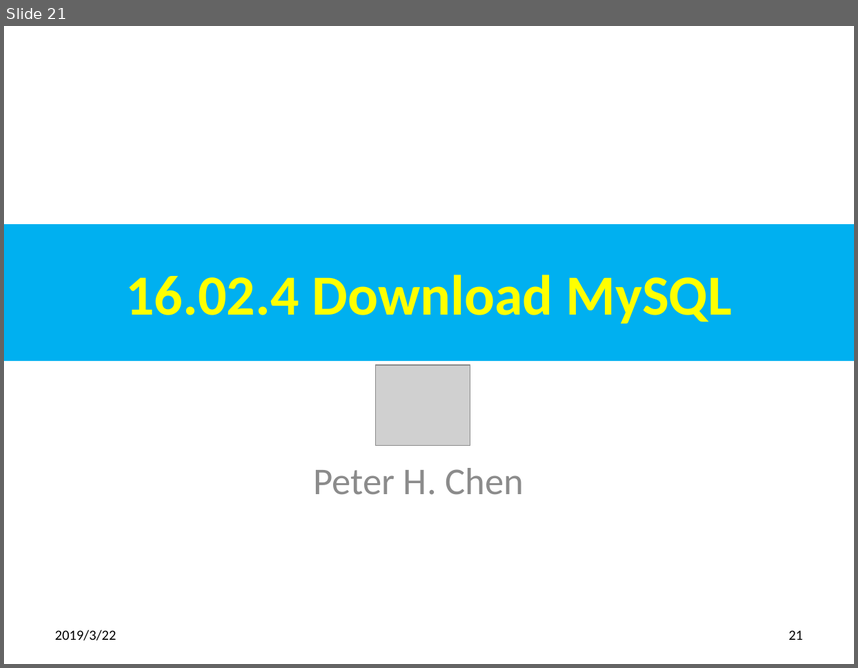
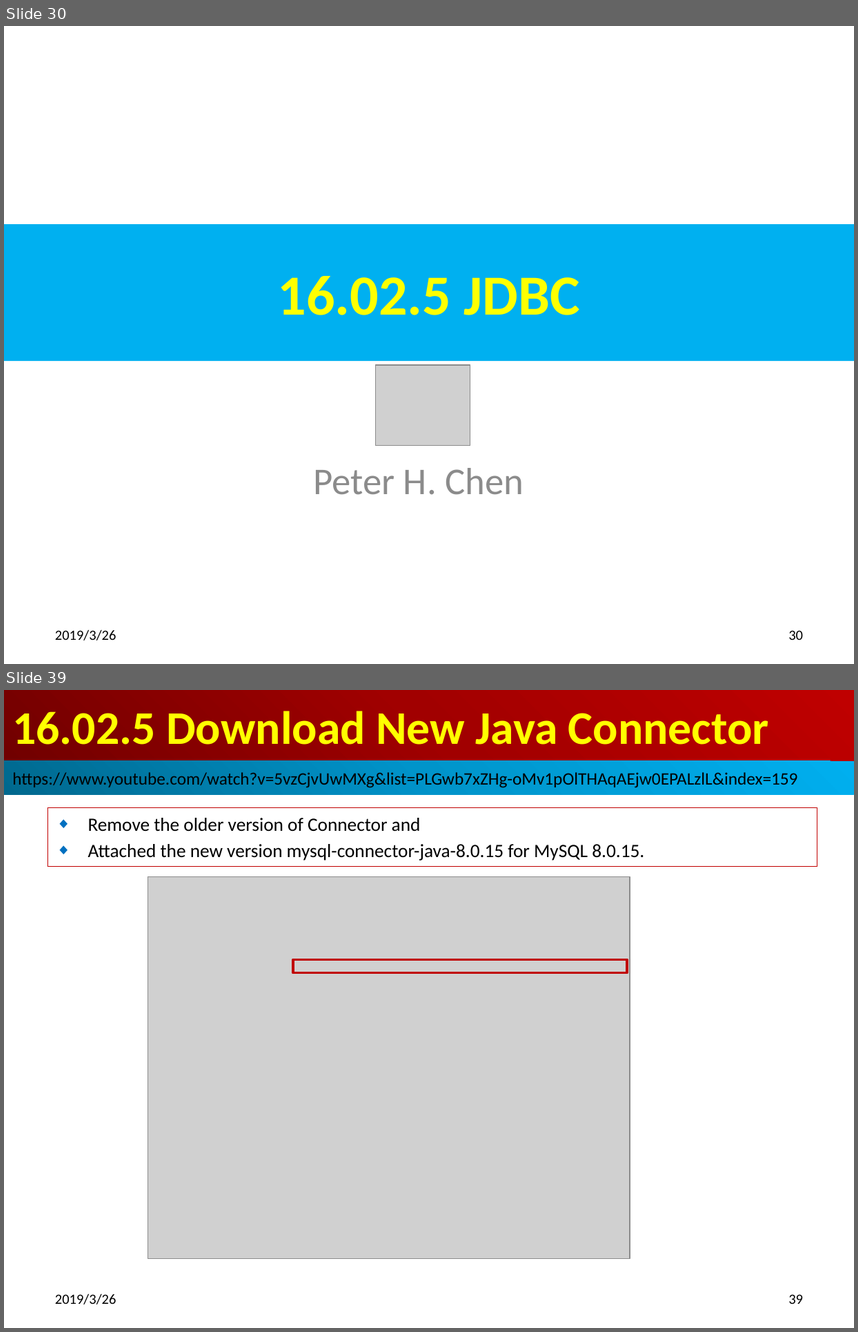
Before and after one commit to peterhchen/100-Java-Topic, a slide deck: 16_01_05_JDBC/ch1602_JDBC_Practice/ch1602_JDBC_Practice.pptx. Shown one above the other, each under a label of ours: slide 21 before the commit, slides 30 and 39 after it; the slides between them are not shown. The pictures are 858x668 and 858x1332 pixels, drawn with LibreOffice and Linux fonts; fonts in the diff are those of the drawing; grey boxes stand for pictures. Boxes give left, top, right and bottom in pixels: in the first picture for what was removed or moved away, otherwise in the second. Text is boxed around its words. In the diff, an @@ line names an element or a change of style, - is before the commit and + after.

```diff
--- a/16_01_05_JDBC/ch1602_JDBC_Practice/ch1602_JDBC_Practice.pptx
+++ b/16_01_05_JDBC/ch1602_JDBC_Practice/ch1602_JDBC_Practice.pptx
@@ slide 39 added at (x1=4, y1=690, x2=854, y2=1328), background #FFFFFF @@
@@ title added at (x1=4, y1=690, x2=854, y2=761), fill gradient #720000 to #A20000 to #C00000, 39.6 pt, text #FFFF00, bold @@
+16.02.5 Download New Java Connector
@@ rectangle added at (x1=4, y1=761, x2=854, y2=795), fill gradient #00688E to #0094CA to #00B0F0, 14.8 pt, text #000000 @@
+https://www.youtube.com/watch?v=5vzCjvUwMXg&list=PLGwb7xZHg-oMv1pOlTHAqAEjw0EPALzlL&index=159
@@ subtitle added at (x1=47, y1=808, x2=818, y2=866), outline #C00000 0.75 pt, 16 pt, text #000000 @@
+◆ Remove the older version of Connector and
+◆ Attached the new version mysql-connector-java-8.0.15 for MySQL 8.0.15.
@@ picture added at (x1=148, y1=877, x2=630, y2=1259) @@
@@ rectangle added at (x1=293, y1=960, x2=627, y2=973), outline #C00000 2 pt @@
@@ text added at (x1=55, y1=1293, x2=116, y2=1304), 12 pt, text #000000 @@
+2019/3/26
@@ page number added at (x1=789, y1=1294, x2=803, y2=1303), 12 pt, text #000000 @@
+39
@@ what was slide 21 is now slide 30 @@
@@ slide 30 changed as well @@
@@ title at (x1=277, y1=276, x2=580, y2=315): text changed @@
-16.02.4 Download MySQL
+16.02.5 JDBC
@@ text at (x1=55, y1=629, x2=116, y2=640): text changed @@
-2019/3/22
+2019/3/26
@@ page number at (x1=789, y1=630, x2=803, y2=639): text changed @@
-21
+30
```
Also in this commit, not shown: 24 other slides changed, 15 other slides added, 15 other files.
